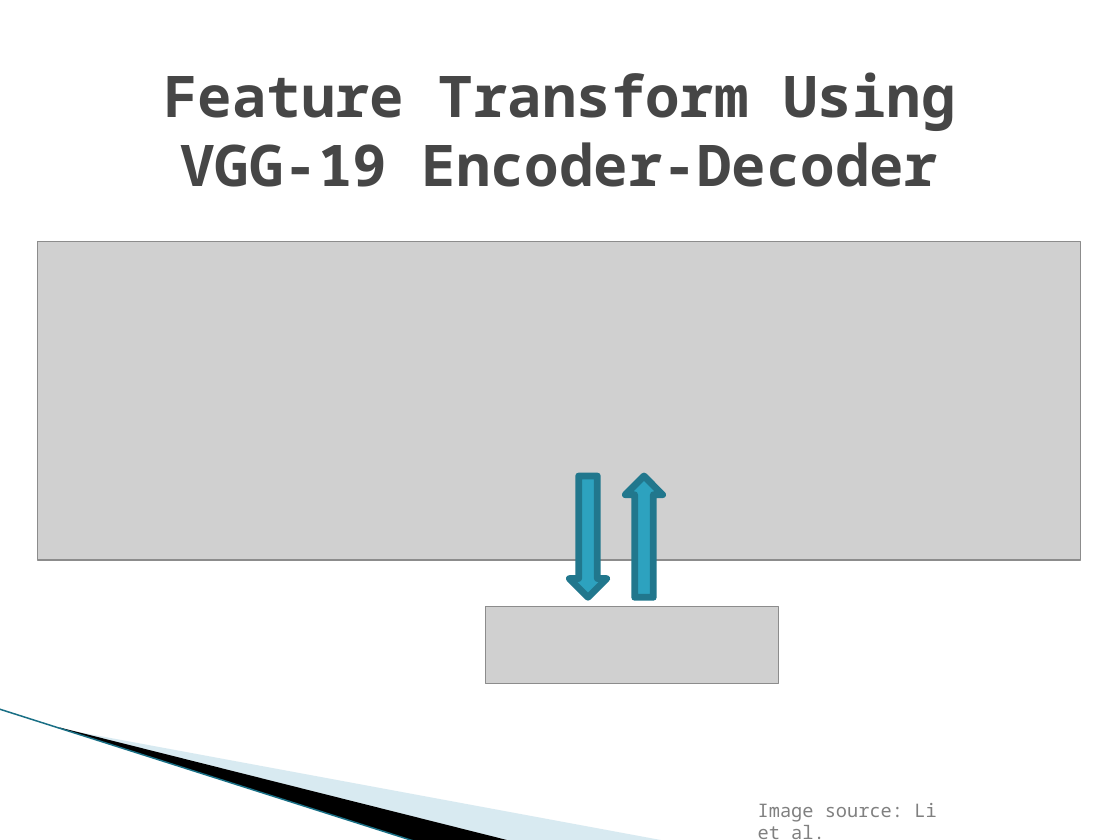
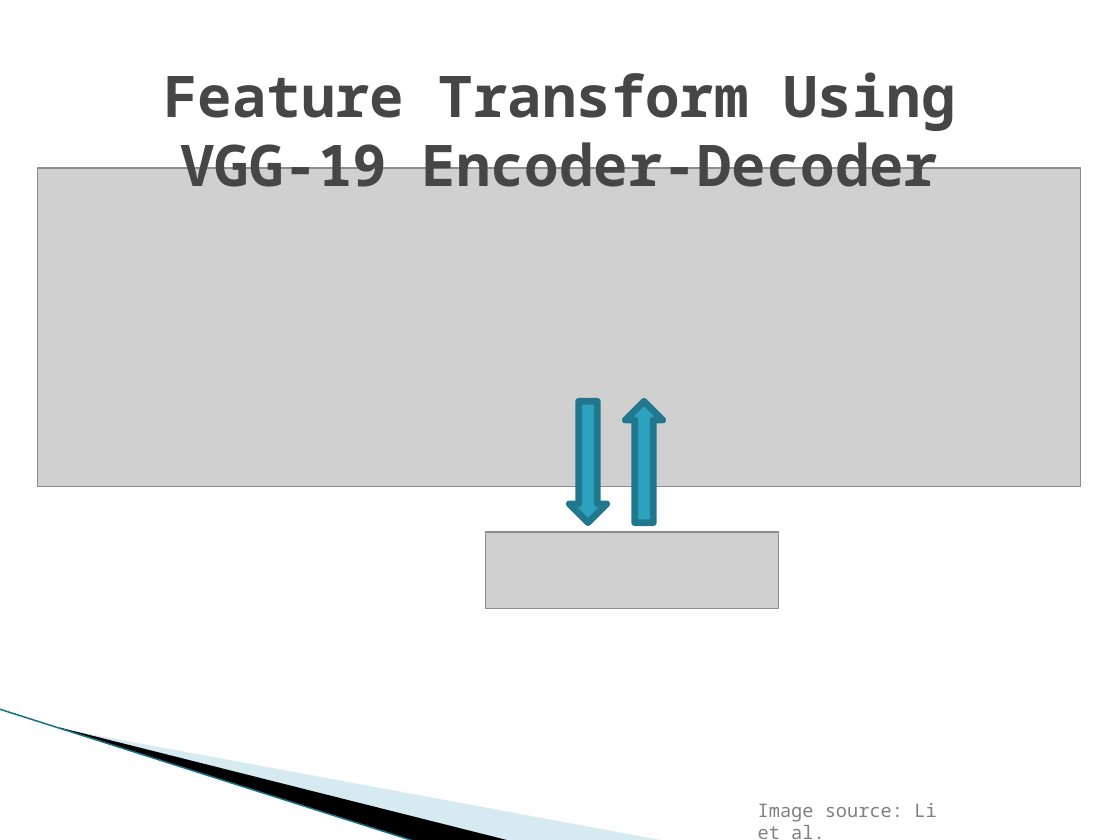
Before and after one commit to eyalw711/universal_style_transfer, a slide deck: slide 6 of ppt/Universal Style transfer via Feature Transform.pptx (slide 5 before the commit). Drawn at 1120x840 pixels with LibreOffice and Linux fonts; fonts in the diff are those of the drawing; grey boxes stand for pictures; background and template pictures are left out. Boxes give left, top, right and bottom in pixels: in the first picture for what was removed or moved away, otherwise in the second. Text is boxed around its words. In the diff, an @@ line names an element or a change of style, - is before the commit and + after.

```diff
--- a/ppt/Universal Style transfer via Feature Transform.pptx
+++ b/ppt/Universal Style transfer via Feature Transform.pptx
@@ 2 pictures, 2 down arrows: place and size @@
-2 pictures, 2 down arrows at [37,242,1080,684]
+2 pictures, 2 down arrows at [37,168,1080,609]
```
Also in this commit, not shown: 3 other slides changed, 2 slides added.
